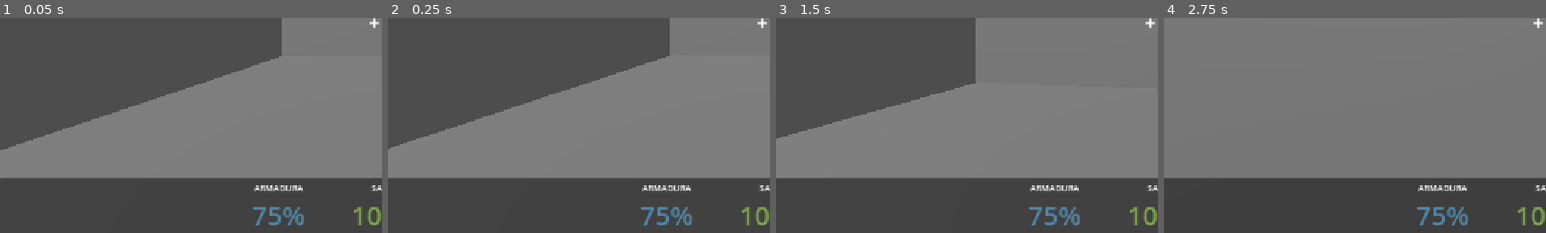
Above: before the commit, frames 1-4 (left to right).
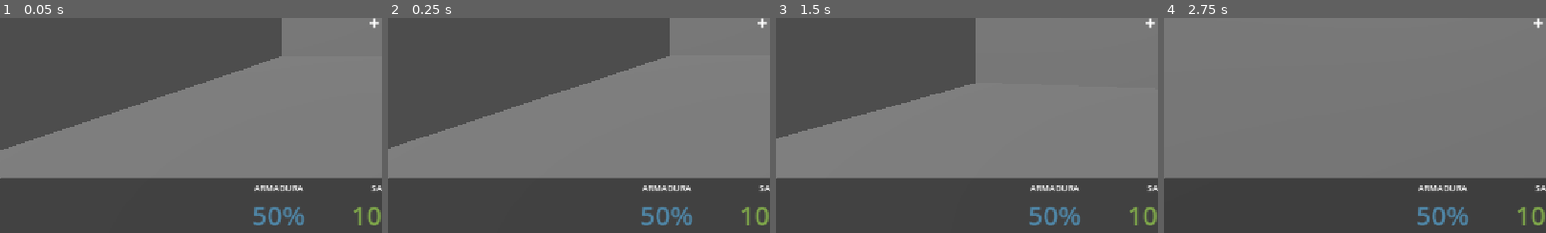
Above: after the commit, the same moments.

Repository: xXJotaHacheXx/Socavon
Game: Godot game, scene res://escenas/prueba.tscn
Two runs of this game, one before a commit and one after it. Both use one fixed random seed, a clock stepped at 60 frames per second and the inputs below.
Inputs (mouse positions are % of the whole screen's width and height, from its top left):
- Up to frame 1 (0.05 s): no input
- Up to frame 2 (0.25 s): no input
- Up to frame 3 (1.5 s): tap Enter at 0.5 s; move the mouse to (55, 50) at 0.52 s; hold Shift (correr) 0.53-1.28 s; hold W (adelante) from 0.53 s (still down); move the mouse to (45, 50) at 1.27 s; click (45, 50) at 1.35 s
- Up to frame 4 (2.75 s): keep holding W (adelante); move the mouse to (52, 48) at 2.02 s; hold Shift (correr) from 2.03 s (still down)
The pictures show only the part of the screen within x 0-50%, y 49-99%; the shares and areas given below are measured in that part.

The runs differ from the first frame. In frame 1, 0.3% of the frame differs, in the area x 66-74%, y 88-97%; in frame 2, 0.3%; in frame 3, 0.3%; in frame 4, 0.3%.

Commit message:
Actualizacion de HUD, baja primero la armadura y luego la salud

Diff:
--- a/scripts/movimiento.gd
+++ b/scripts/movimiento.gd
@@ -3,7 +3,7 @@
 signal salud_cambiada(actual: float, maxima: float)
 signal armadura_cambiada(actual: float)
 
-@export var armadura_inicial := 75.0
+@export var armadura_inicial := 50.0
 @export var velocidad_caminar := 6.0
 @export var velocidad_correr := 9.5
 @export var sensibilidad := 0.0025
@@ -83,14 +83,16 @@
 
 func recibir_dano(cantidad: float) -> void:
 	if armadura > 0.0:
-		var absorbido: float = min(cantidad * 0.33, armadura)
+		var absorbido: float = min(cantidad, armadura)
 		armadura -= absorbido
 		cantidad -= absorbido
 		armadura_cambiada.emit(armadura)
 
-	vida -= cantidad
-	salud_cambiada.emit(vida, vida_maxima)
+	if cantidad > 0.0:
+		vida -= cantidad
+		salud_cambiada.emit(vida, vida_maxima)
 
+	destello.color = Color(0.2, 0.5, 1.0) if armadura > 0.0 else Color(1.0, 0.0, 0.13)
 	destello.color.a = 0.45
 	create_tween().tween_property(destello, "color:a", 0.0, 0.25)
 
